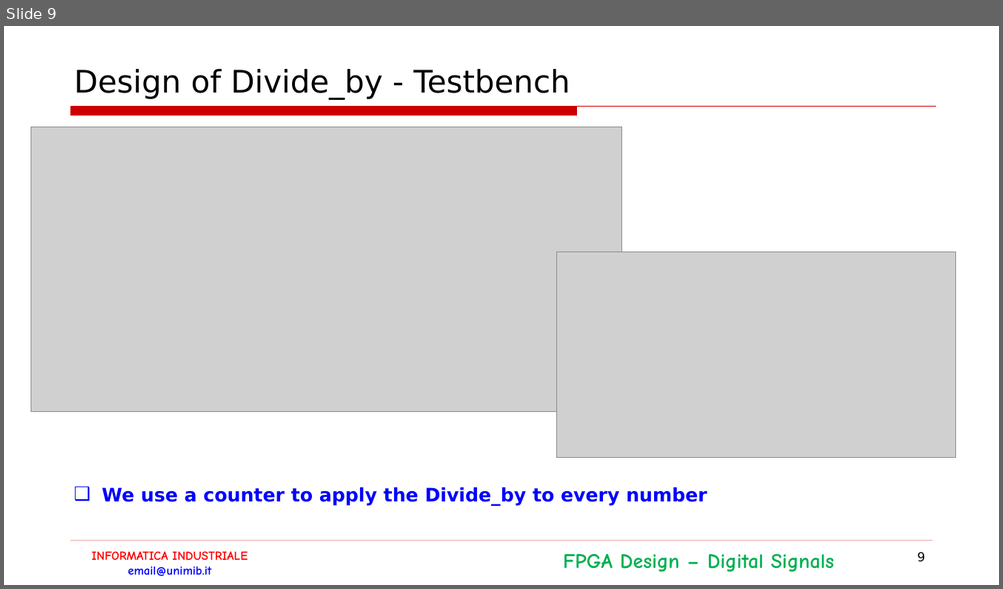
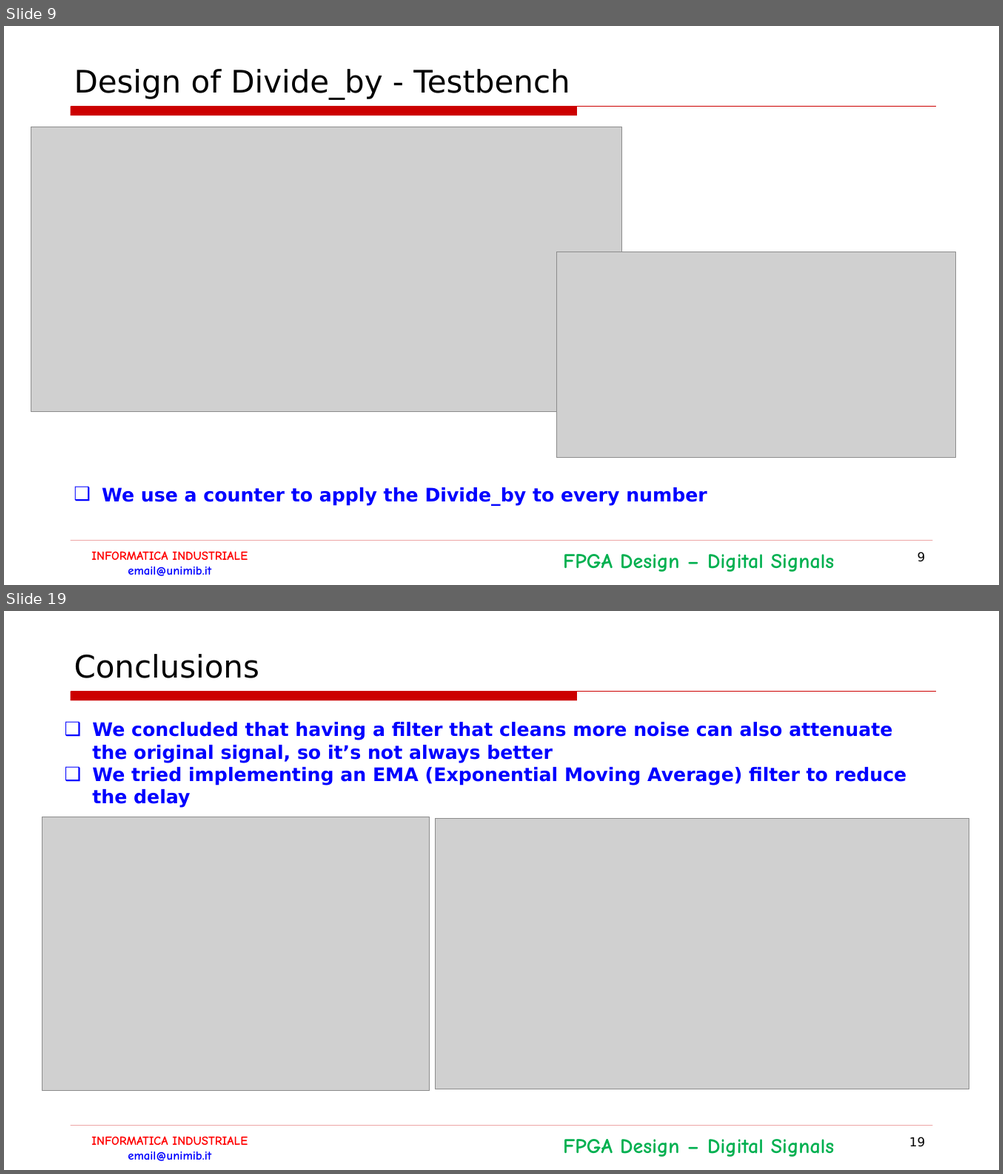
Before and after one commit to LorenzoPinaUnimib/InformaticaIndustriale, a slide deck: Documentazione.pptx. Shown one above the other, each under a label of ours: slide 9 before the commit, slides 9 and 19 after it; the slides between them are not shown. The pictures are 1003x589 and 1003x1174 pixels, drawn with LibreOffice and Linux fonts; fonts in the diff are those of the drawing; grey boxes stand for pictures; background and template pictures are left out. Boxes give left, top, right and bottom in pixels: in the first picture for what was removed or moved away, otherwise in the second. Text is boxed around its words. In the diff, an @@ line names an element or a change of style, - is before the commit and + after.

```diff
--- a/Documentazione.pptx
+++ b/Documentazione.pptx
@@ slide 19 added at box(4, 611, 999, 1170), background #FFFFFF; not listed: 4 template elements that a slide beside it also shows @@
@@ title added at box(74, 654, 259, 678), 30 pt, text #000000 @@
+Conclusions
@@ text added at box(92, 722, 906, 808), 18 pt, text #0000FF, bold @@
+❑ We concluded that having a filter that cleans more noise can also attenuate the original signal, so it’s not always better
+❑ We tried implementing an EMA (Exponential Moving Average) filter to reduce the delay
@@ picture added at box(42, 817, 430, 1091) @@
@@ picture added at box(435, 818, 969, 1089) @@
@@ page number added at box(909, 1137, 925, 1147), 12 pt, text #000000 @@
+19
```
Also in this commit, not shown: 12 slides changed, 1 other slide added, 2 slides removed, 1 other file.
